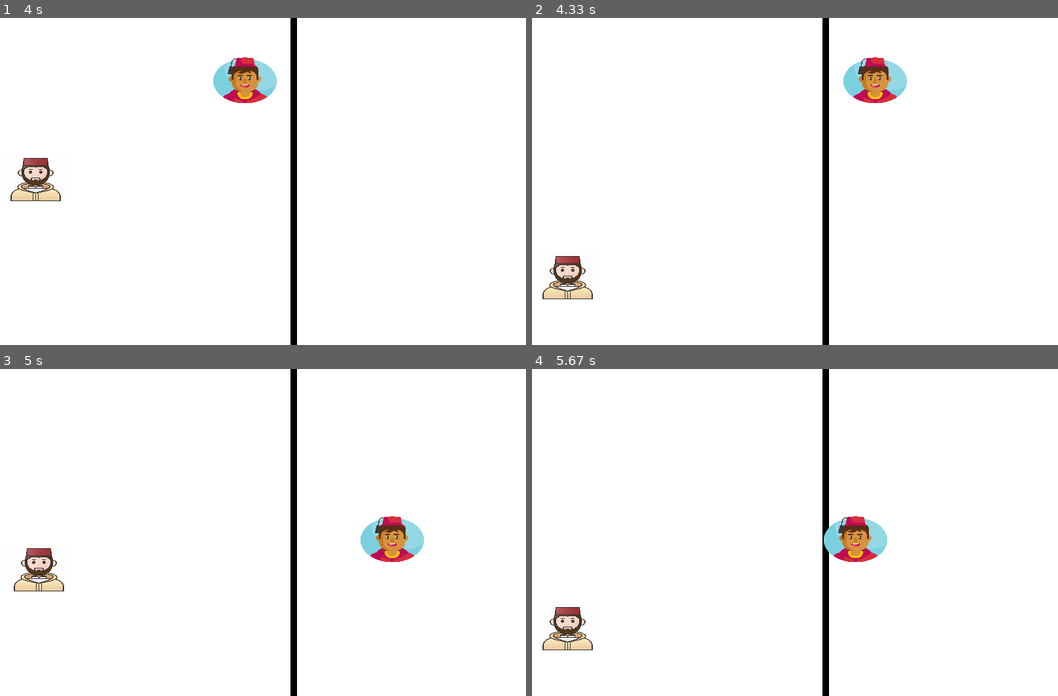
Above: before the commit, frames 1-4 (two rows, left to right).
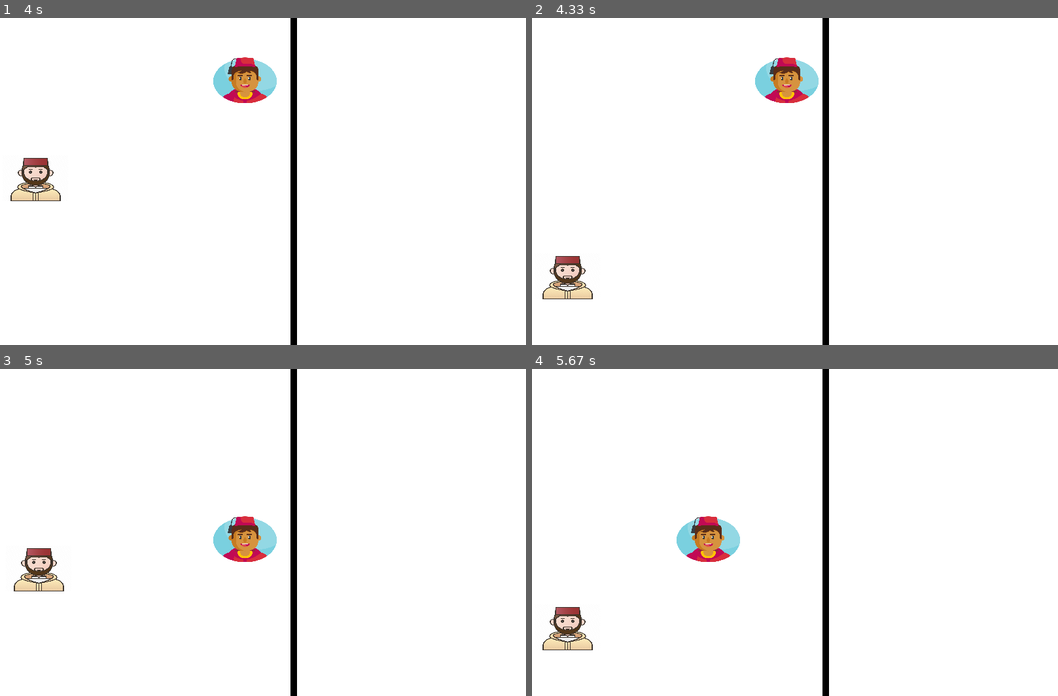
Above: after the commit, the same moments.

Repository: omarelalami/python-basics-project
Game: pygame game, started from Pygame/main.py
Two runs of this game, one before a commit and one after it. Both use one fixed random seed, a clock stepped at 60 frames per second and the inputs below.
Inputs:
- Up to frame 1 (4 s): tap A at 0.33 s; hold Up 1.17-1.63 s; hold Left 2.17-2.7 s; hold Down 2.73-3.03 s; hold S 2.73-3.03 s; hold Left 3.07-3.47 s; hold A 3.07-3.47 s; tap B at 3.22 s; hold Up 3.5-3.87 s; hold Right from 3.9 s (still down); hold D from 3.9 s (still down)
- Up to frame 2 (4.33 s): keep holding Right; keep holding D
- Up to frame 3 (5 s): release Right at 4.53 s; release D at 4.53 s; hold Down 4.57-4.93 s; hold S 4.57-4.93 s; tap B at 4.72 s; hold Left from 4.97 s (still down); hold A from 4.97 s (still down)
- Up to frame 4 (5.67 s): release Left at 5.43 s; release A at 5.43 s; hold Right from 5.47 s (still down); hold D from 5.47 s (still down)

Frame 1 is identical in both runs. In frame 2, 2.6% of the frame differs, in the area x 42-72%, y 12-26%; in frame 3, 2.6%; in frame 4, 2.6%, in the area x 27-68%, y 45-59%.

Commit message:
modif for physics of game

Diff:
--- a/Pygame/main.py
+++ b/Pygame/main.py
@@ -27,7 +27,7 @@
 
     if keys_pressed[pygame.K_LEFT] and yellow.x - 5 > 0:
         yellow.x-=5
-    if keys_pressed[pygame.K_RIGHT] and yellow.x - 5 < WIDTH - 100:
+    if keys_pressed[pygame.K_RIGHT] and yellow.x + 5 + yellow.width < BORDER.x:
         yellow.x+=5
     if keys_pressed[pygame.K_UP] and yellow.y - 5 > 0:
         yellow.y-=5
